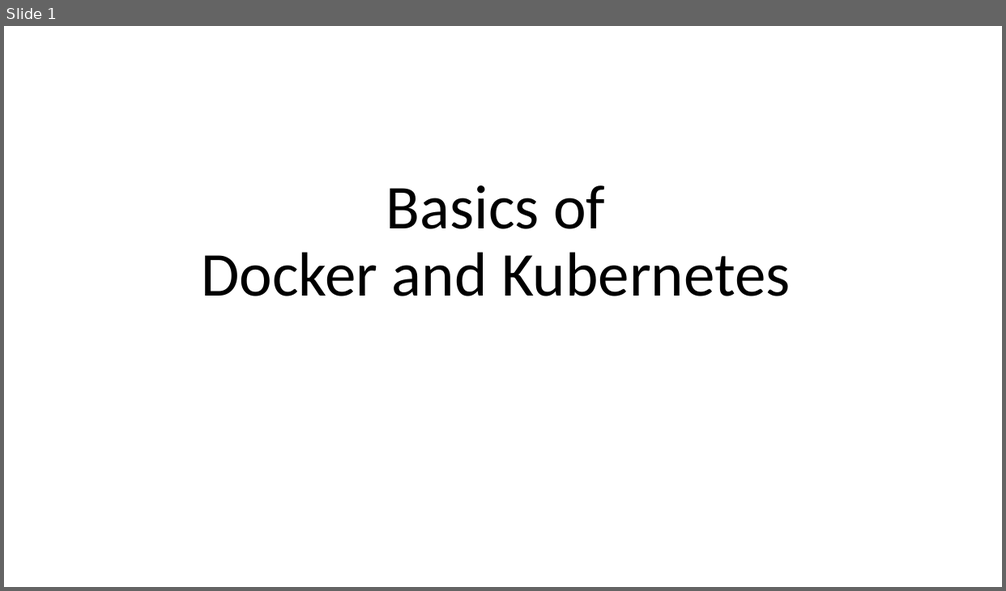
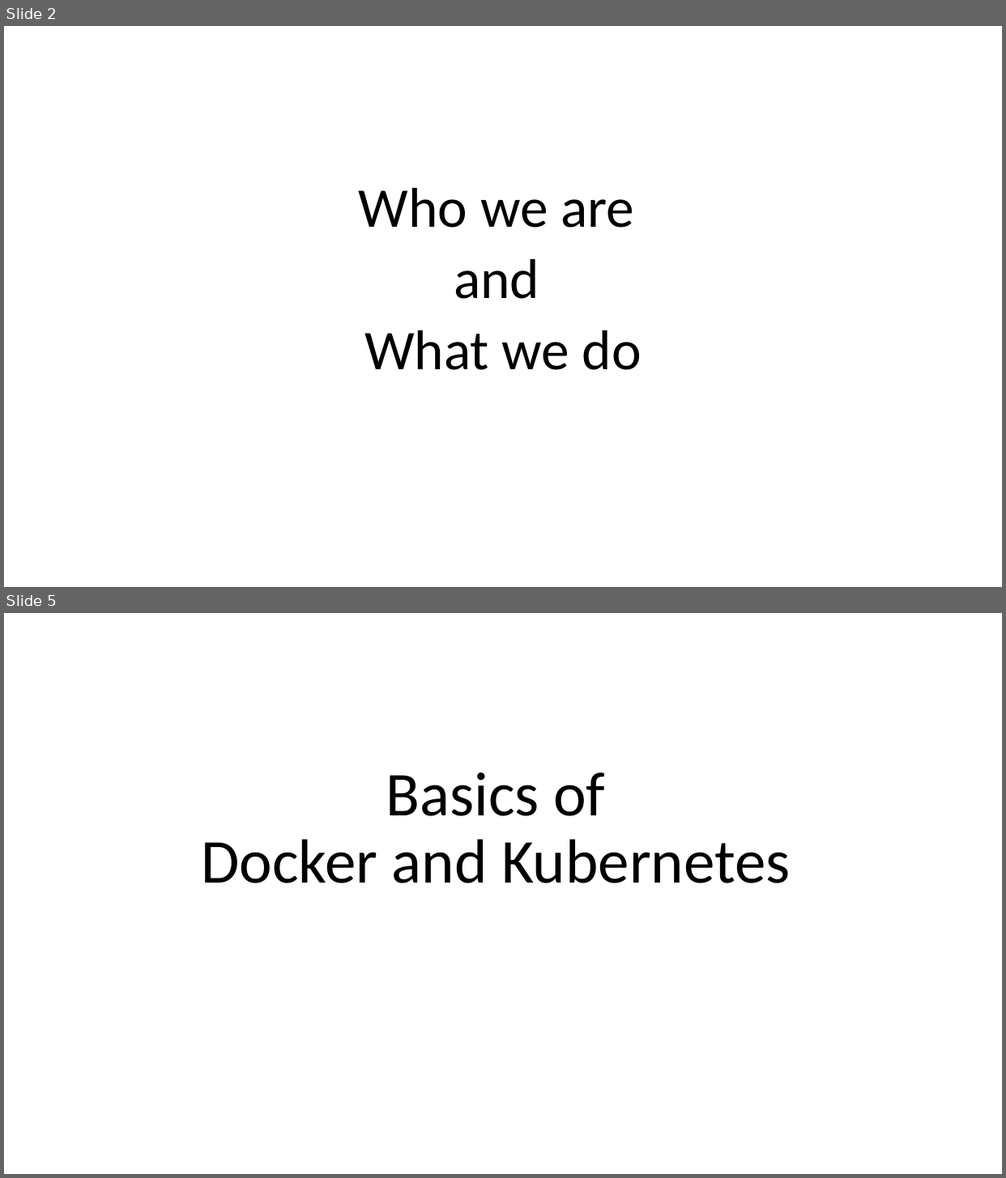
Before and after one commit to p360-workshop/DevDays-2020, a slide deck: DockerAndKubernetes/DockerAndKubernetes.pptx. Shown one above the other, each under a label of ours: slide 1 before the commit, slides 2 and 5 after it; the slides between them are not shown. The pictures are 1006x591 and 1006x1178 pixels, drawn with LibreOffice and Linux fonts; fonts in the diff are those of the drawing. Boxes give left, top, right and bottom in pixels: in the first picture for what was removed or moved away, otherwise in the second. Text is boxed around its words. In the diff, an @@ line names an element or a change of style, - is before the commit and + after.

```diff
--- a/DockerAndKubernetes/DockerAndKubernetes.pptx
+++ b/DockerAndKubernetes/DockerAndKubernetes.pptx
@@ slide 2 added at (4,26,1002,587), background #FFFFFF @@
@@ text added at (359,188,641,370), 54 pt, text #000000 @@
+Who we are
+and
+What we do
@@ what was slide 1 is now slide 5 @@
```
Also in this commit, not shown: 3 other slides added.
